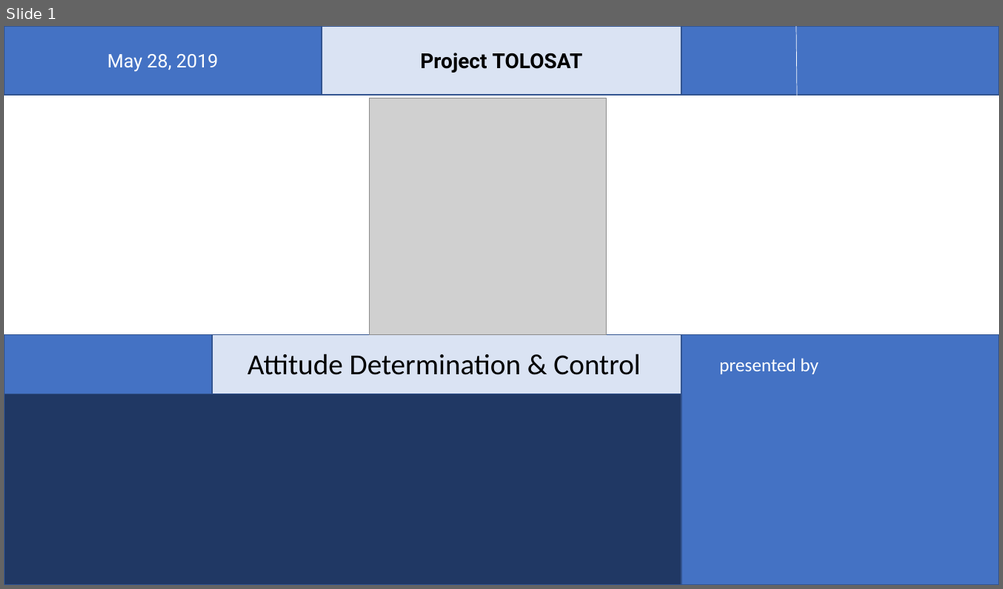
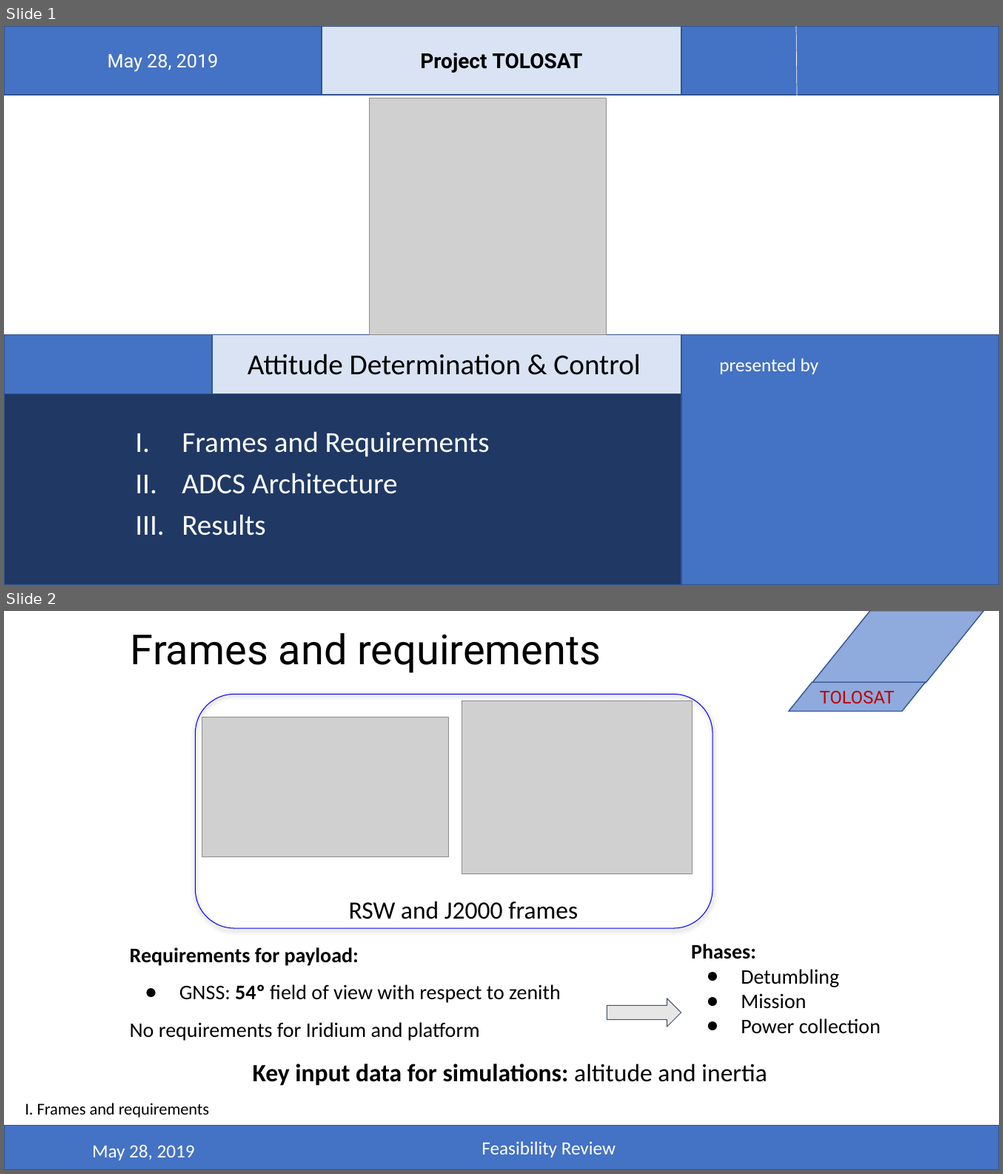
Before and after one commit to belmant/tolosat_systems_engineering, a slide deck: Files/ADCS.pptx. Shown one above the other, each under a label of ours: slide 1 before the commit, slides 1 and 2 after it. The pictures are 1003x589 and 1003x1174 pixels, drawn with LibreOffice and Linux fonts; fonts in the diff are those of the drawing; grey boxes stand for pictures; background and template pictures are left out. Boxes give left, top, right and bottom in pixels: in the first picture for what was removed or moved away, otherwise in the second. Text is boxed around its words. In the diff, an @@ line names an element or a change of style, - is before the commit and + after.

Commit message:
Final presentationÂ for ADCS?

```diff
--- a/Files/ADCS.pptx
+++ b/Files/ADCS.pptx
@@ slide 2 added at (x1=4, y1=611, x2=999, y2=1170), background #FFFFFF @@
@@ parallelogram added at (x1=812, y1=611, x2=984, y2=683), fill #8FAADC, outline #325491 1 pt @@
@@ title added at (x1=131, y1=633, x2=600, y2=673), 40 pt, text #000000 @@
+Frames and requirements
@@ rounded rectangle added at (x1=195, y1=694, x2=712, y2=928), outline #0000FF 0.75 pt @@
@@ parallelogram added at (x1=789, y1=683, x2=925, y2=712), fill #8FAADC, outline #325491 1 pt, 17 pt, text #C00000 @@
+TOLOSAT
@@ picture added at (x1=202, y1=717, x2=448, y2=857) @@
@@ picture added at (x1=462, y1=701, x2=693, y2=874) @@
@@ text added at (x1=349, y1=901, x2=578, y2=920), 24 pt, text #000000 @@
+RSW and J2000 frames
@@ text added at (x1=130, y1=948, x2=560, y2=1041), 20 pt, text #000000 @@
+Requirements for payload:
+● GNSS: 54º field of view with respect to zenith
+No requirements for Iridium and platform
@@ text added at (x1=691, y1=944, x2=880, y2=1034), 20 pt, text #000000 @@
+Phases:
+● Detumbling
+● Mission
+● Power collection
@@ right arrow added at (x1=607, y1=999, x2=681, y2=1028), fill #E7E6E6, outline #44546A 0.75 pt @@
@@ text added at (x1=253, y1=1064, x2=767, y2=1086), 24 pt, text #000000, bold @@
+Key input data for simulations: altitude and inertia
@@ text added at (x1=25, y1=1103, x2=209, y2=1118), 16 pt, text #000000 @@
+I. Frames and requirements
@@ rectangle added at (x1=4, y1=1126, x2=999, y2=1170), fill #4472C4, outline #325491 1 pt @@
@@ text added at (x1=481, y1=1142, x2=615, y2=1158), 18 pt, text #FFFFFF @@
+Feasibility Review
@@ text added at (x1=92, y1=1145, x2=195, y2=1161), 18 pt, text #FFFFFF @@
+May 28, 2019
@@ slide 1 changed as well @@
@@ text added at (x1=182, y1=432, x2=489, y2=536), 28 pt, text #FFFFFF @@
+I. Frames and Requirements
+II. ADCS Architecture
+III. Results
```
Also in this commit, not shown: 10 other slides added.
